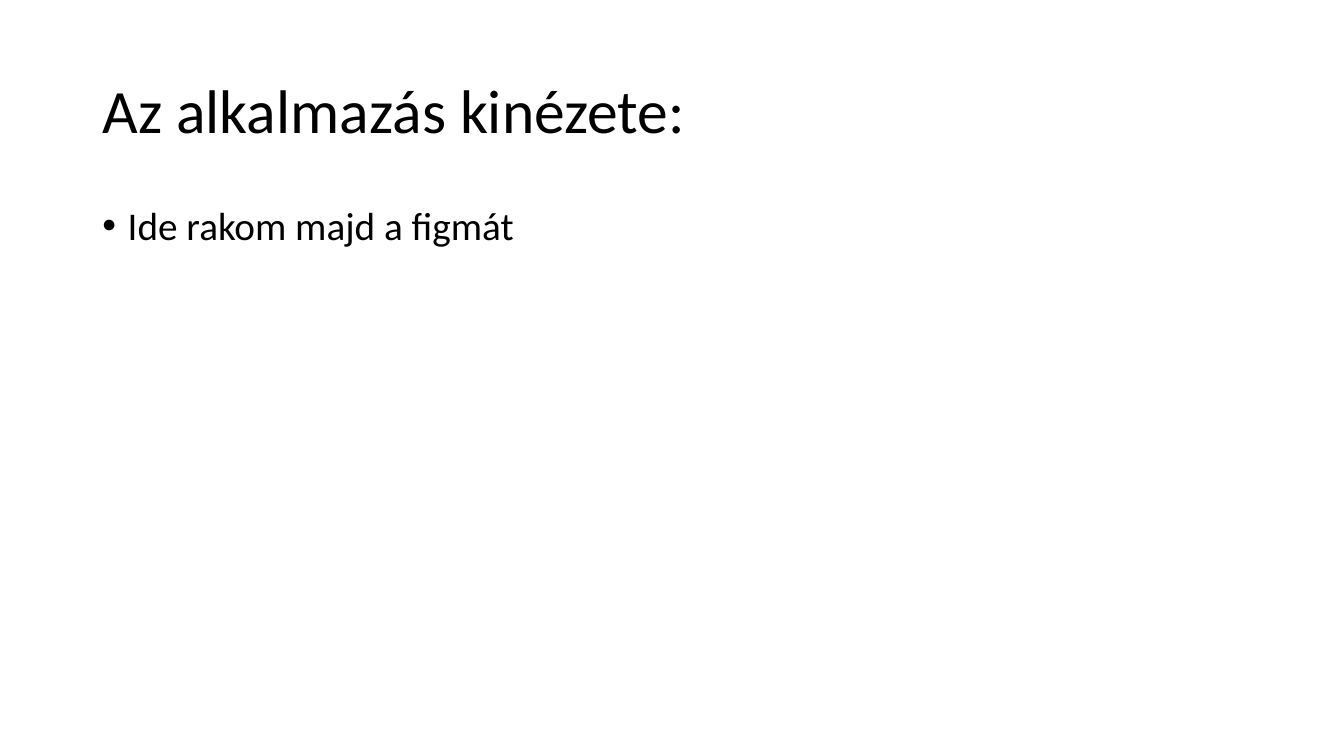
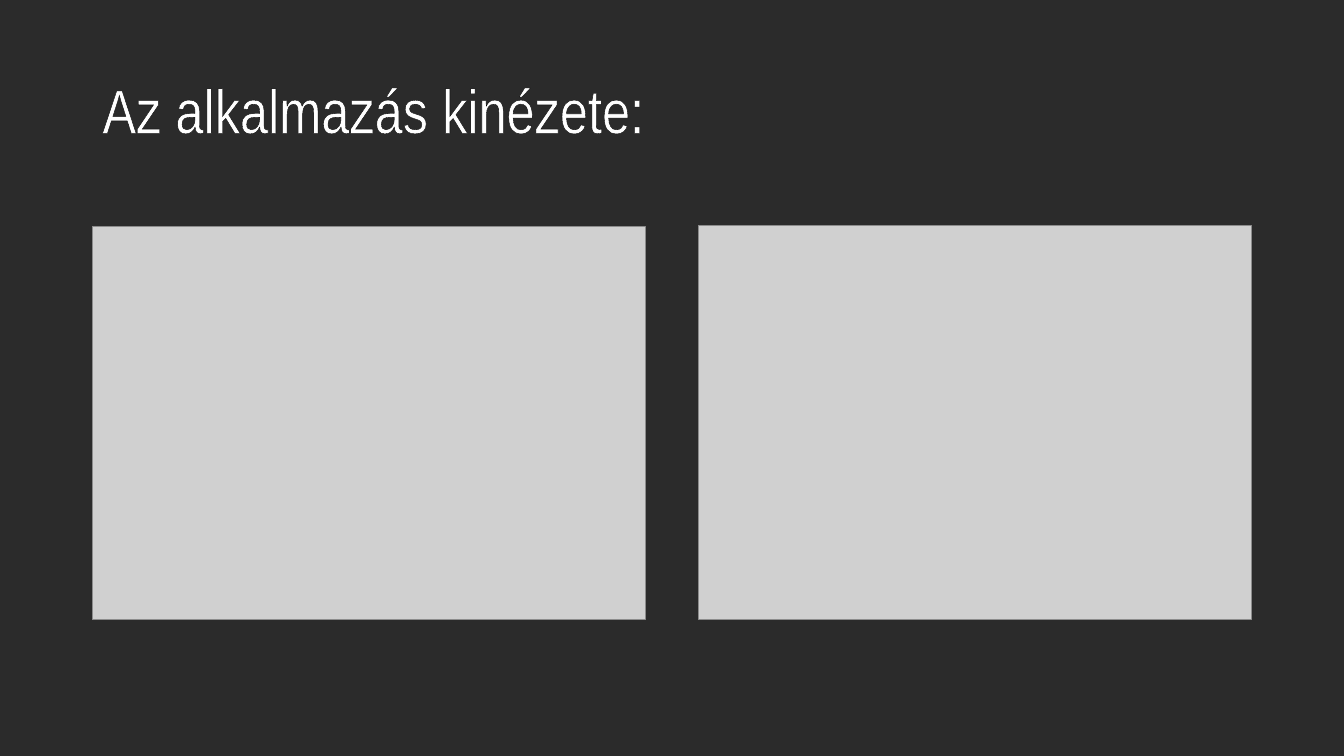
Before and after one commit to pretsbarnabas/Poker, a slide deck: slide 6 of Poker bemutató.pptx. Drawn at 1344x756 pixels with LibreOffice and Linux fonts; fonts in the diff are those of the drawing; grey boxes stand for pictures; background and template pictures are left out; a plain dark background stands for a picture behind light text. Boxes give left, top, right and bottom in pixels: in the first picture for what was removed or moved away, otherwise in the second. Text is boxed around its words. In the diff, an @@ line names an element or a change of style, - is before the commit and + after.

```diff
--- a/Poker bemutató.pptx
+++ b/Poker bemutató.pptx
@@ background #FFFFFF to picture (left out) @@
@@ title "Az alkalmazás kinézete:" at box(102, 88, 644, 134): font Calibri to Arial Narrow, text colour #000000 to #FFFFFF, letter outline none to #000000 0.25 pt @@
@@ picture added at box(93, 227, 646, 620) @@
@@ text removed at box(128, 212, 514, 247) @@
-• Ide rakom majd a figmát
@@ picture added at box(699, 226, 1252, 620) @@
```
Also in this commit, not shown: 1 other slide changed.
